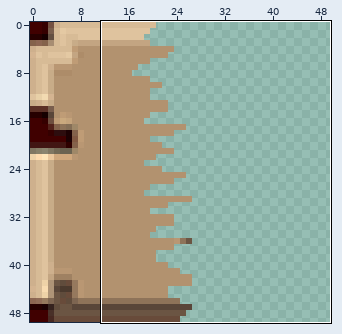
Pixel-art sprite -- graphics/Level1WallLeft.png. The first picture is a wide view before the edit; the outline marks the close-up.
Close-up. The starting point:
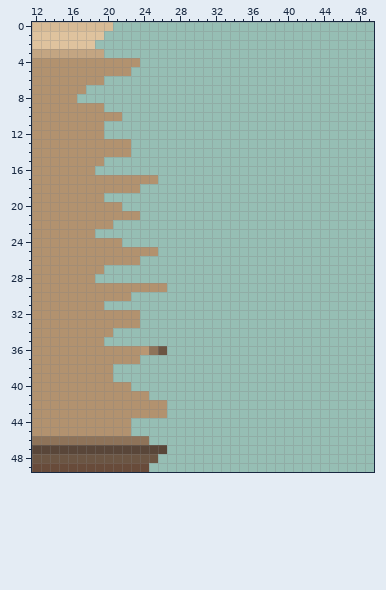
The file is 50x50 pixels. Pixels under 10% opacity are left out. Colours within 5 levels of each other are drawn and written as one. Shown: x 12..49, y 0..49.
After:
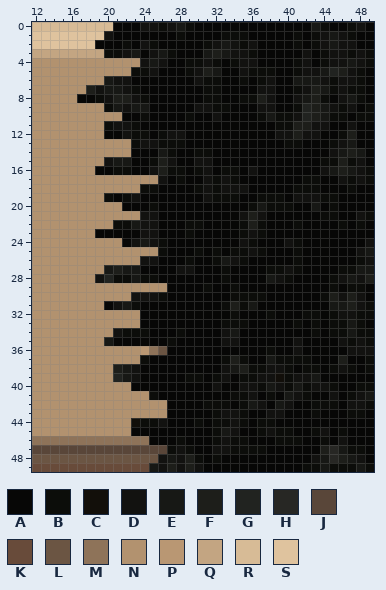
Palette (. is transparent): A #070706  B #0c0d0a  C #120f0a  D #121210  E #171815  F #1d1e1a  G #212320  H #272724  J #594639  K #684b3a  L #6b5543  M #8e7359  N #b2926f  P #b99773  Q #c3a582  R #d7bb96  S #dfc39e
Diff:
@@ x 12..49 @@
- 0 RRRRRRRRR.............................
- 1 SSSSSSSS..............................
- 2 SSSSSSS...............................
- 3 QQQQQQQQ..............................
- 4 NNNNNNNNNNNN..........................
- 5 NNNNNNNNNNN...........................
- 6 NNNNNNNN..............................
- 7 NNNNNN................................
- 8 NNNNN.................................
- 9 NNNNNNNN..............................
-10 NNNNNNNNNN............................
-11 NNNNNNNN..............................
-12 NNNNNNNN..............................
-13 NNNNNNNNNNN...........................
-14 NNNNNNNNNNN...........................
-15 NNNNNNNN..............................
-16 NNNNNNN...............................
-17 NNNNNNNNNNNNNN........................
-18 NNNNNNNNNNNN..........................
-19 NNNNNNNN..............................
-20 NNNNNNNNNN............................
-21 NNNNNNNNNNNN..........................
-22 NNNNNNNNN.............................
-23 NNNNNNN...............................
-24 NNNNNNNNNN............................
-25 NNNNNNNNNNNNNN........................
-26 NNNNNNNNNNNN..........................
-27 NNNNNNNN..............................
-28 NNNNNNN...............................
-29 NNNNNNNNNNNNNNN.......................
-30 NNNNNNNNNNN...........................
-31 NNNNNNNN..............................
-32 NNNNNNNNNNNN..........................
-33 NNNNNNNNNNNN..........................
-34 NNNNNNNNN.............................
-35 NNNNNNNN..............................
-36 NNNNNNNNNNNNPML.......................
-37 NNNNNNNNNNNN..........................
-38 NNNNNNNNN.............................
-39 NNNNNNNNN.............................
-40 NNNNNNNNNNN...........................
-41 NNNNNNNNNNNNN.........................
-42 NNNNNNNNNNNNNNN.......................
-43 NNNNNNNNNNNNNNN.......................
-44 NNNNNNNNNNN...........................
-45 NNNNNNNNNNN...........................
-46 MMMMMMMMMMMMM.........................
-47 JJJJJJJJJJJJJJJ.......................
-48 LLLLLLLLLLLLLL........................
-49 KKKKKKKKKKKKK.........................
+ 0 RRRRRRRRRAAADDBDEBAAAAAAAAAAAAAEBAABDA
+ 1 SSSSSSSSDAAAAAAABAAAABBBAAAAABABDEDBAA
+ 2 SSSSSSSAAABADBAAAAABDEDBDAAAABABDEDDAA
+ 3 QQQQQQQQBBDEADEBAAAEFEDDBAAAAADABDDBDB
+ 4 NNNNNNNNNNNNDEDAABBDBABDDAAAABDABDDEDB
+ 5 NNNNNNNNNNNBBDAAABDFEAADBBBAABDDEGFDBA
+ 6 NNNNNNNNEDDAAAAAAADBBAABABDAAEEEDBDDBA
+ 7 NNNNNNFDEEDBAAAAAAABBAAAADDAABDFEBDBBA
+ 8 NNNNNAABDFFDBAAAAAABBAABBFDAADEFBADEBA
+ 9 NNNNNNNNBEDEEAAAAADDBBAAADDAABGFEDBDAB
+10 NNNNNNNNNNAABAAAABAADAAAABEBBDGFEBBABB
+11 NNNNNNNNBDDBAAAAAAAAAAAAAAABBFFDDAADAA
+12 NNNNNNNNAADBBABDDAAAAAAAAAADDFDDAABFAA
+13 NNNNNNNNNNNBDDBBBAAAAAAAAAAABBAAABDEAA
+14 NNNNNNNNNNNAAAEBAABBAAAAAAAAAAAAADEFEA
+15 NNNNNNNNDEEAABFDAADDAAAAAAAAAAAABBFBDA
+16 NNNNNNNAABBAADFBBABDABBADAAAAAAADEFEDB
+17 NNNNNNNNNNNNNNDABAADBDBAAAAAAABBAADBDB
+18 NNNNNNNNNNNNBBAAAABDBDDDAAAAABBBAAABAA
+19 NNNNNNNNBABDAAAAAAADBBBAABBBADDDBBAAAA
+20 NNNNNNNNNNAAABAAAAAAAAAABEBBBAAEABAAAA
+21 NNNNNNNNNNNNDDAAAAAAAAADFDAAAAAABBAADB
+22 NNNNNNNNNBBEDDAAABBAAAABFBAAABAAAABABA
+23 NNNNNNNAAAAADDAAABAAAAABDBAAAAAAAAAAAA
+24 NNNNNNNNNNADEDBAAAAAAAADBAAADBAAAAAAAD
+25 NNNNNNNNNNNNNNBAAABABABBDBAAABAAAAAADE
+26 NNNNNNNNNNNNDDAAABAABEDBAAAAABAAAAAABD
+27 NNNNNNNNEFEEAAAADDAAABAAAABBDBAAAABBEE
+28 NNNNNNNDGBBEBBAAAAAAABAAAAEDBAAAABDEDF
+29 NNNNNNNNNNNNNNNAAAABAABAAAAAAAAAABABBA
+30 NNNNNNNNNNNDDDBAAAAAAABBBBAAAAAABFDFDA
+31 NNNNNNNNADEBAAAAAAAAABFBEAAAAAAAAEEFDB
+32 NNNNNNNNNNNNAAAAAAAAAABAAABAAABBABDDBB
+33 NNNNNNNNNNNNAAAAAAAAABBBAAAAABABABBEBA
+34 NNNNNNNNNDBBBAAABAAAADEAAAAAAAABABBEBB
+35 NNNNNNNNEAAAAAABAAAAADDAAAAAADAAAADBDB
+36 NNNNNNNNNNNNPMLAAAAAAAAAAABAADAAAAADDD
+37 NNNNNNNNNNNNBAAAAAAAABFBAAEBBBBAAAFAAB
+38 NNNNNNNNNFEDAAAAAAAAADEFBBDDBABBABDBAB
+39 NNNNNNNNNGEDAAAAABBABDABBDDCBDDEAAAAAA
+40 NNNNNNNNNNNAAAAAAAAADAADDBEDBEBDDBAABB
+41 NNNNNNNNNNNNNBAAAAAAAABBDABAEDBAADABDE
+42 NNNNNNNNNNNNNNNAAAABBBABEDAEDAABBBADDB
+43 NNNNNNNNNNNNNNNAAAAABDDBAADDAAABAAABBA
+44 NNNNNNNNNNNCBBDAAABABBDBABBAAAAAAAAAAA
+45 NNNNNNNNNNNAAAAAAAAABEDAABDBBAABDABAAA
+46 MMMMMMMMMMMMMAAABAAABDBBAAABBBAABADAAA
+47 JJJJJJJJJJJJJJJBDBAADDBBBBAAAAAAFHEBBA
+48 LLLLLLLLLLLLLLDEDFBABAAAAAAAAAADEHFEDA
+49 KKKKKKKKKKKKKEDFDFDAAAAAAAAAAABBEBBBEB
Where, in picture pixels (left, top, right, bottom), the same in both close-ups:
added: (77, 22, 374, 472)
